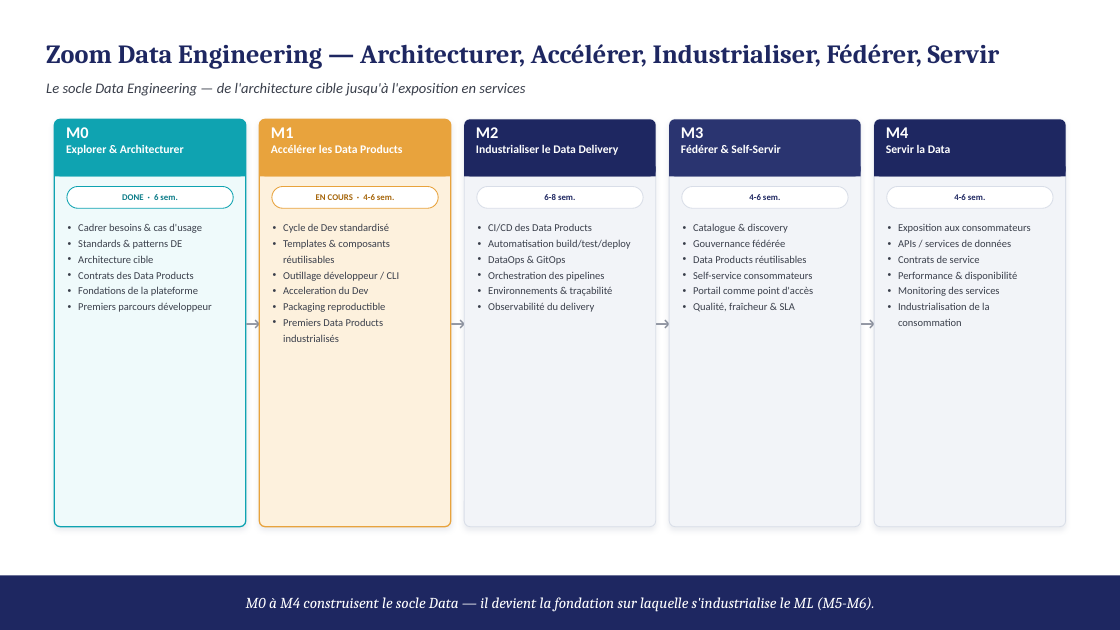
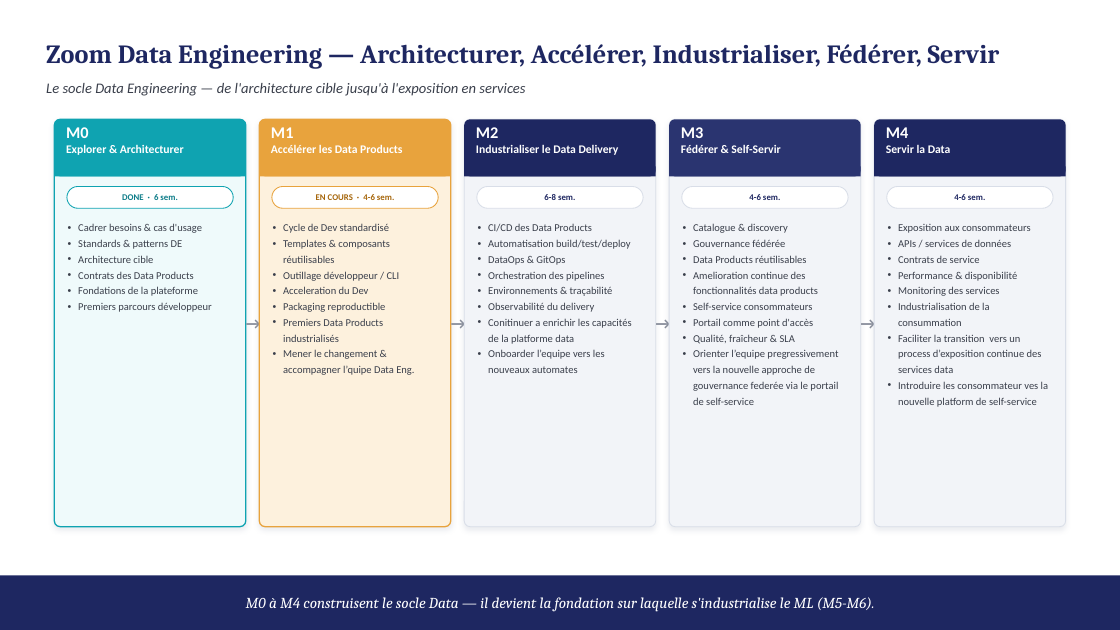
Before and after one commit to szairi2011/data-platform-resources, a slide deck: slide 4 of docs/plannings/Roadmap_Data_AI_Delivery_v3.pptx (slide 3 before the commit). Drawn at 1120x630 pixels with LibreOffice and Linux fonts; fonts in the diff are those of the drawing. Boxes give left, top, right and bottom in pixels: in the first picture for what was removed or moved away, otherwise in the second. Text is boxed around its words. In the diff, an @@ line names an element or a change of style, - is before the commit and + after.

```diff
--- a/docs/plannings/Roadmap_Data_AI_Delivery_v3.pptx
+++ b/docs/plannings/Roadmap_Data_AI_Delivery_v3.pptx
@@ text at <box>283,224,400,326</box>: paragraph added @@
+• Mener le changement & accompagner l’quipe Data Eng.
@@ text at <box>693,272,818,296</box>: paragraph added @@
+• Amelioration continue des fonctionnalités data products
@@ text at <box>488,319,632,373</box>: paragraphs added @@
+• Conitinuer a enrichir les capacités de la platforme data
+• Onboarder l’equipe vers les nouveaux automates
@@ text at <box>898,302,1048,407</box>: text changed @@
-• Industrialisation de la consommation
+• Industrialisation de la consummation
+• Faciliter la transition vers un process d’exposition continue des services data
+• Introduire les consommateur ves la nouvelle platform de self-service
@@ text at <box>693,349,838,405</box>: paragraph added @@
+• Orienter l’equipe pregressivement vers la nouvelle approche de gouvernance federée via le portail de self-service
```
Also in this commit, not shown: 4 other slides changed.
